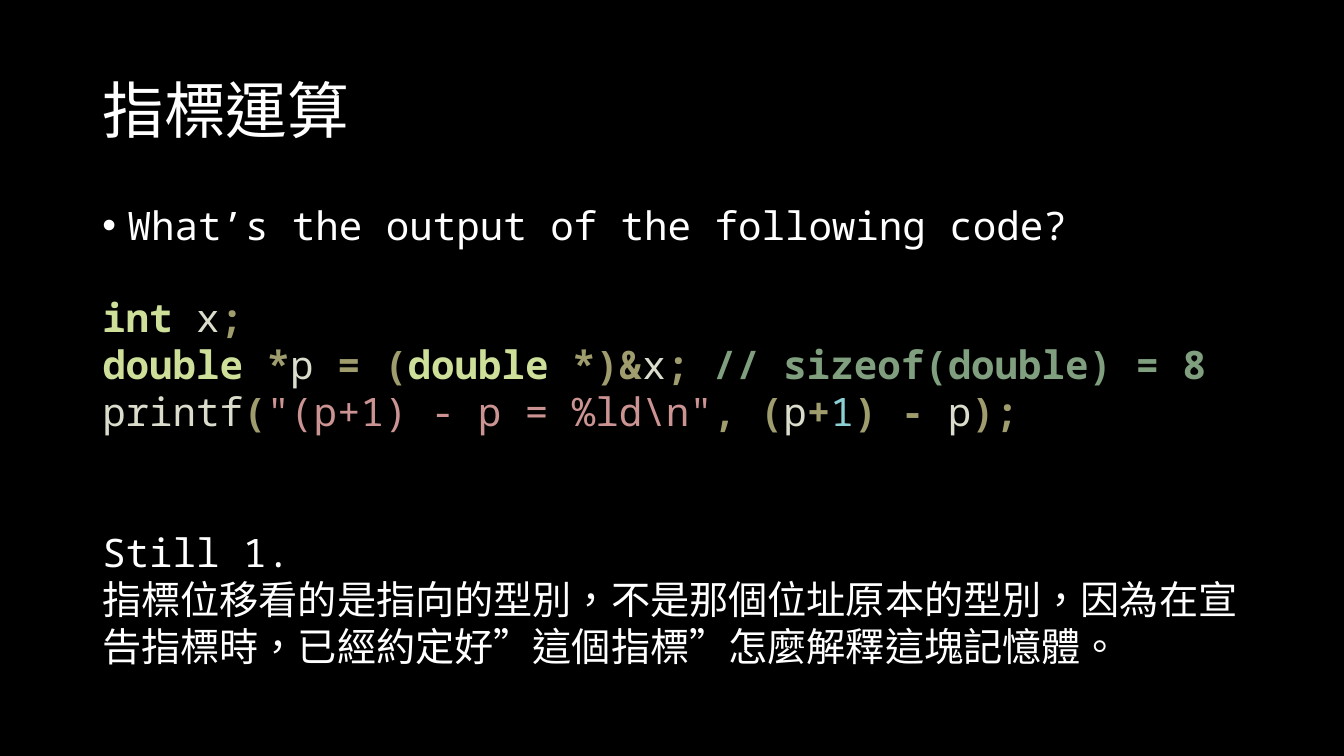
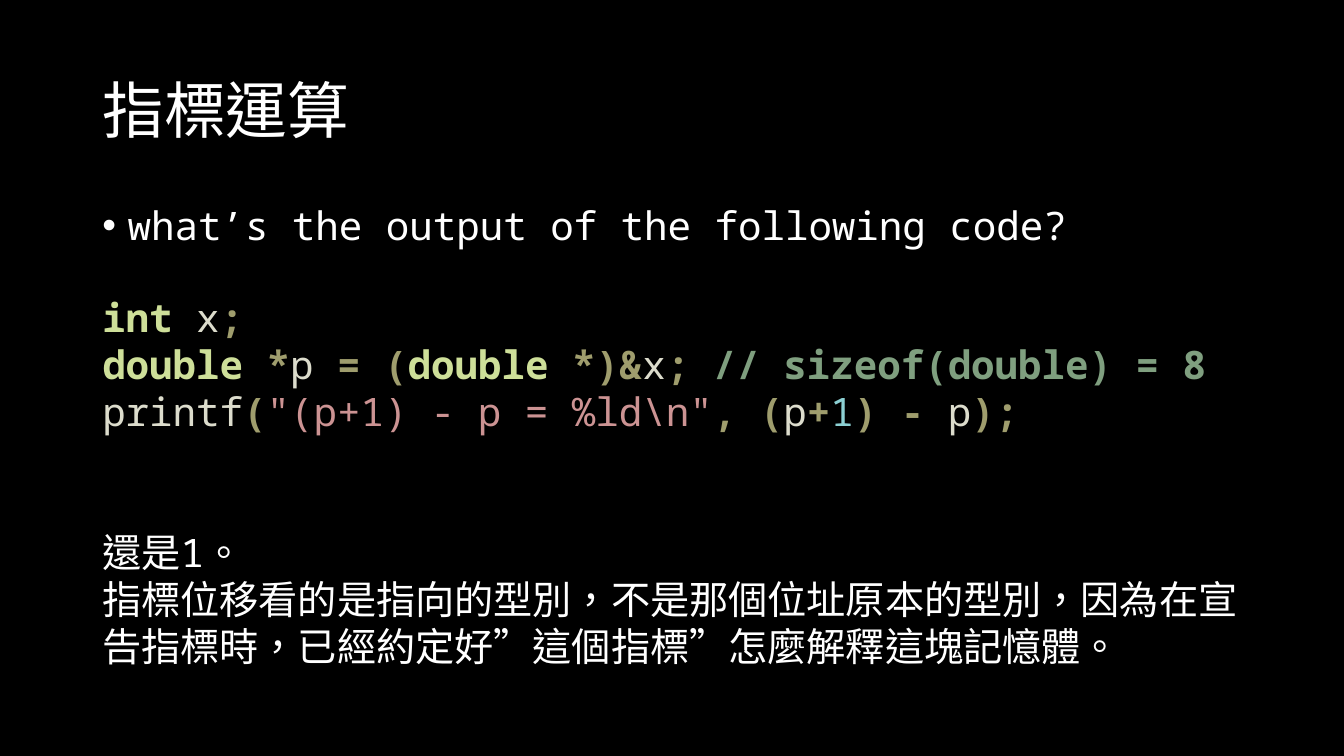
Before and after one commit to OEmiliatanO/those_c_prog_didnt_teach, a slide deck: slide 28 of Ch2/Ch2-pointer & array.pptx (slide 29 before the commit). Drawn at 1344x756 pixels with LibreOffice and Linux fonts; fonts in the diff are those of the drawing. Boxes give left, top, right and bottom in pixels: in the first picture for what was removed or moved away, otherwise in the second. Text is boxed around its words. In the diff, an @@ line names an element or a change of style, - is before the commit and + after.

```diff
--- a/Ch2/Ch2-pointer & array.pptx
+++ b/Ch2/Ch2-pointer & array.pptx
@@ text at box(128, 210, 1066, 250): text changed @@
-• What’s the output of the following code?
+• what’s the output of the following code?
@@ text at box(102, 534, 243, 570): text changed; font Noto Sans Mono to Noto Sans CJK SC @@
-Still 1.
+還是1。
```
Also in this commit, not shown: 33 other slides changed, 6 slides added, 1 slide removed, 2 other files.
